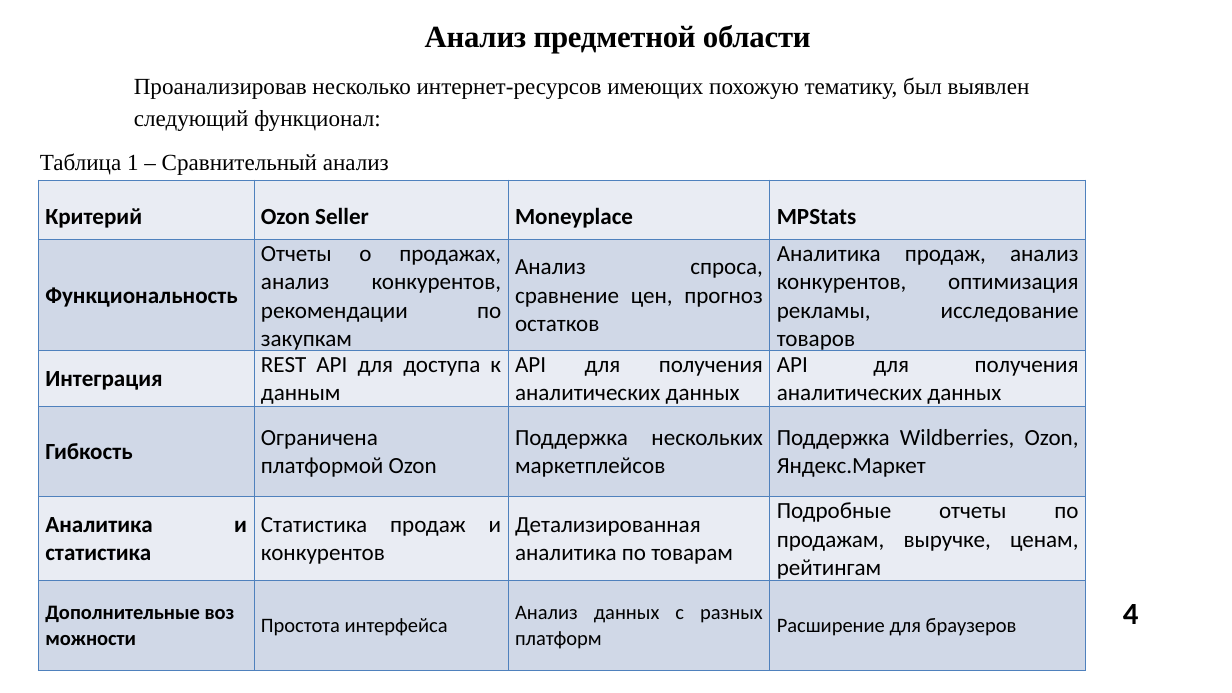
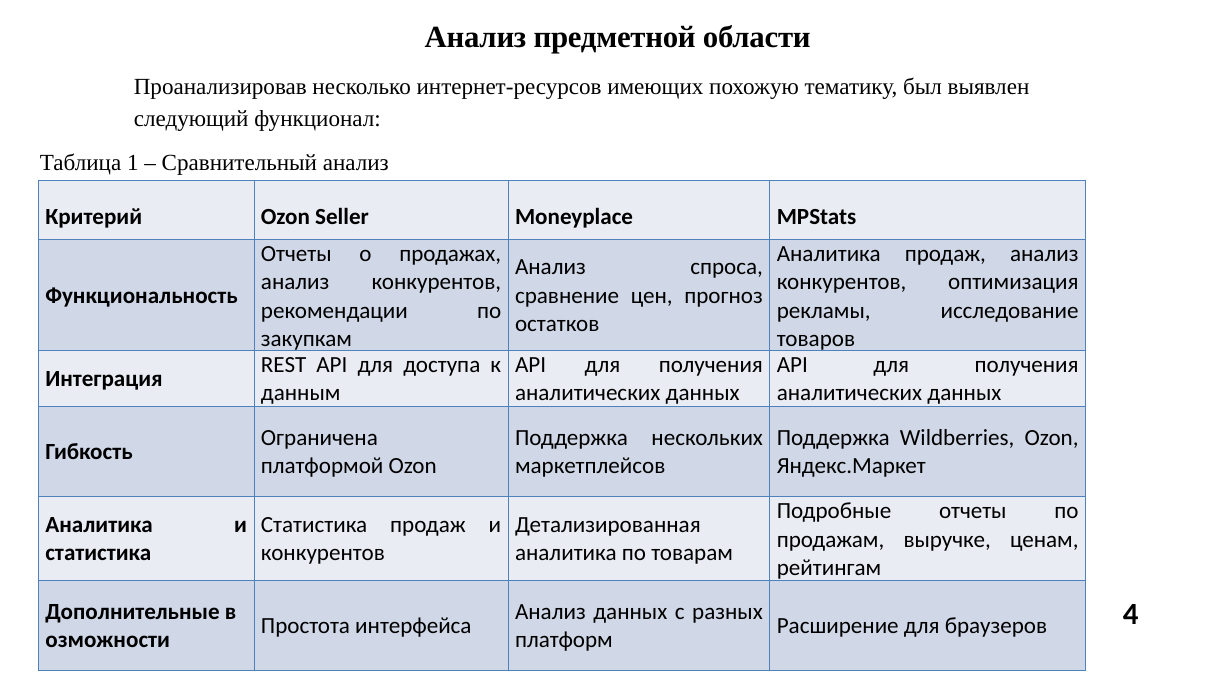
Before and after one commit to graduate-work-mirea/documents, a slide deck: slide 4 of НОРМАКОНТРОЛЬ/Презентация_090304_21И1589_ИКБО-20-21_Мухаметшин АР.pptx. Drawn at 1232x693 pixels with LibreOffice and Linux fonts; fonts in the diff are those of the drawing; background and template pictures are left out. Boxes give left, top, right and bottom in pixels: in the first picture for what was removed or moved away, otherwise in the second. Text is boxed around its words. In the diff, an @@ line names an element or a change of style, - is before the commit and + after.

```diff
--- a/НОРМАКОНТРОЛЬ/Презентация_090304_21И1589_ИКБО-20-21_Мухаметшин АР.pptx
+++ b/НОРМАКОНТРОЛЬ/Презентация_090304_21И1589_ИКБО-20-21_Мухаметшин АР.pptx
@@ table at (39, 180, 1086, 671) @@
@@ size 16 to 18 pt in "Дополнительные возможности", "Простота интерфейса", "Анализ данных с разных платформ", "Расширение для браузеров" @@
```
Also in this commit, not shown: 1 other slide changed, 13 other files.
